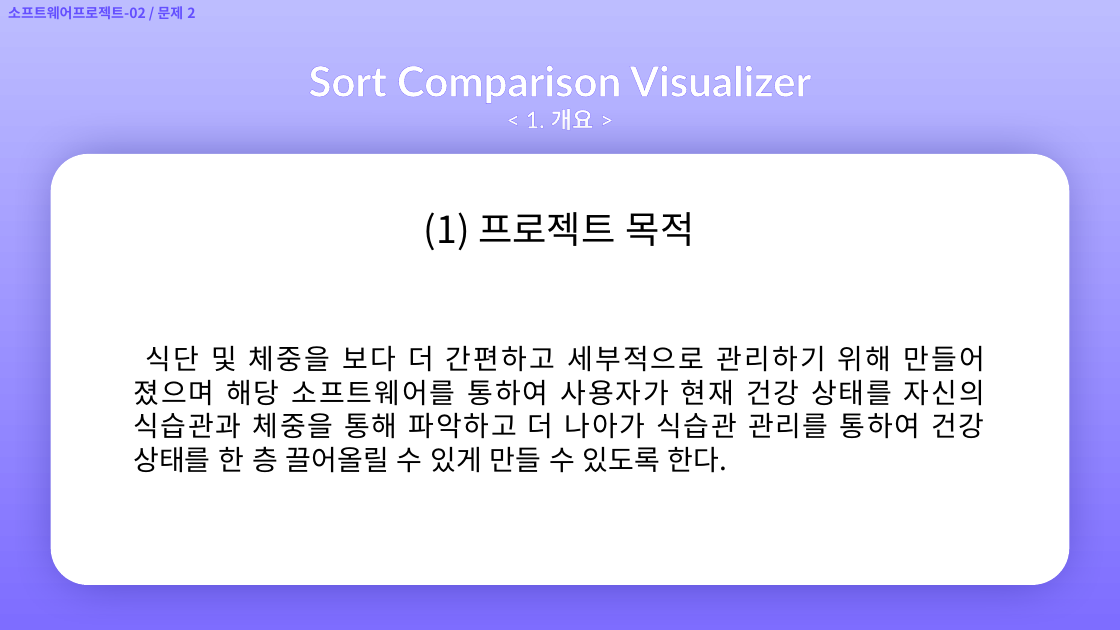
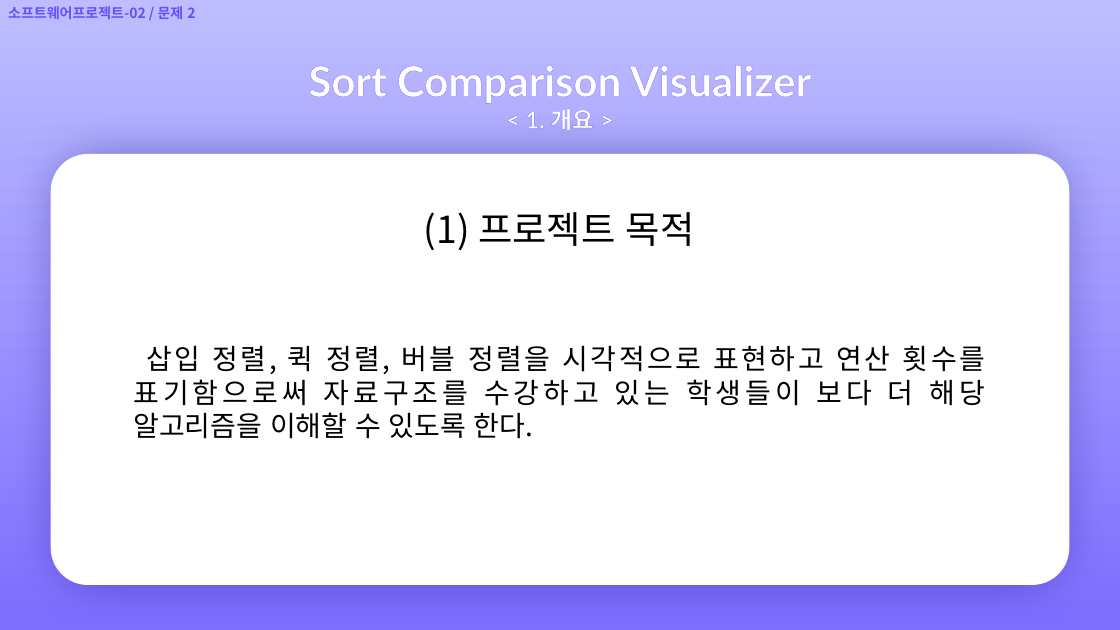
Before and after one commit to Ovie-hex/Software-Project-P2-Sort1055, a slide deck: slide 5 of [문제 2] 문서 기록/[문제 2] 발표자료 탬플릿 [20231055 정유운].pptx. Drawn at 1120x630 pixels with LibreOffice and Linux fonts; fonts in the diff are those of the drawing; background and template pictures are left out. Boxes give left, top, right and bottom in pixels: in the first picture for what was removed or moved away, otherwise in the second. Text is boxed around its words. In the diff, an @@ line names an element or a change of style, - is before the commit and + after.

```diff
--- a/[문제 2] 문서 기록/[문제 2] 발표자료 탬플릿 [20231055 정유운].pptx
+++ b/[문제 2] 문서 기록/[문제 2] 발표자료 탬플릿 [20231055 정유운].pptx
@@ text at [133,345,985,439]: text changed @@
-식단 및 체중을 보다 더 간편하고 세부적으로 관리하기 위해 만들어 졌으며 해당 소프트웨어를 통하여 사용자가 현재 건강 상태를 자신의 식습관과 체중을 통해 파악하고 더 나아가 식습관 관리를 통하여 건강 상태를 한 층 끌어올릴 수 있게 만들 수 있도록 한다.
+삽입 정렬, 퀵 정렬, 버블 정렬을 시각적으로 표현하고 연산 횟수를 표기함으로써 자료구조를 수강하고 있는 학생들이 보다 더 해당 알고리즘을 이해할 수 있도록 한다.
```
Also in this commit, not shown: 7 other slides changed, 10 slides added, 7 slides removed, 7 other files.
